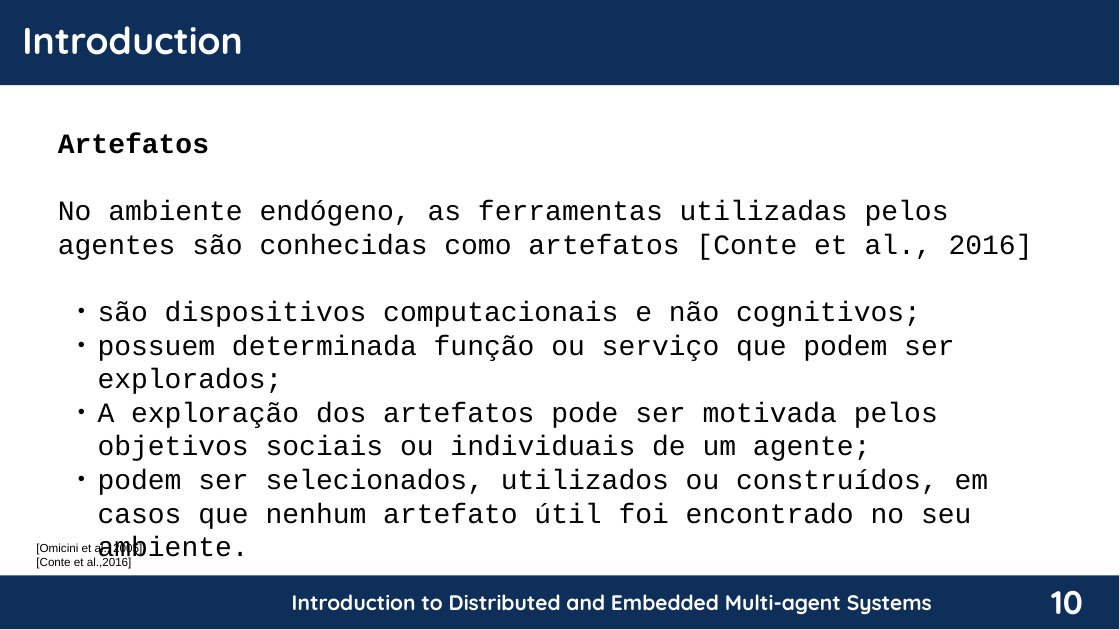
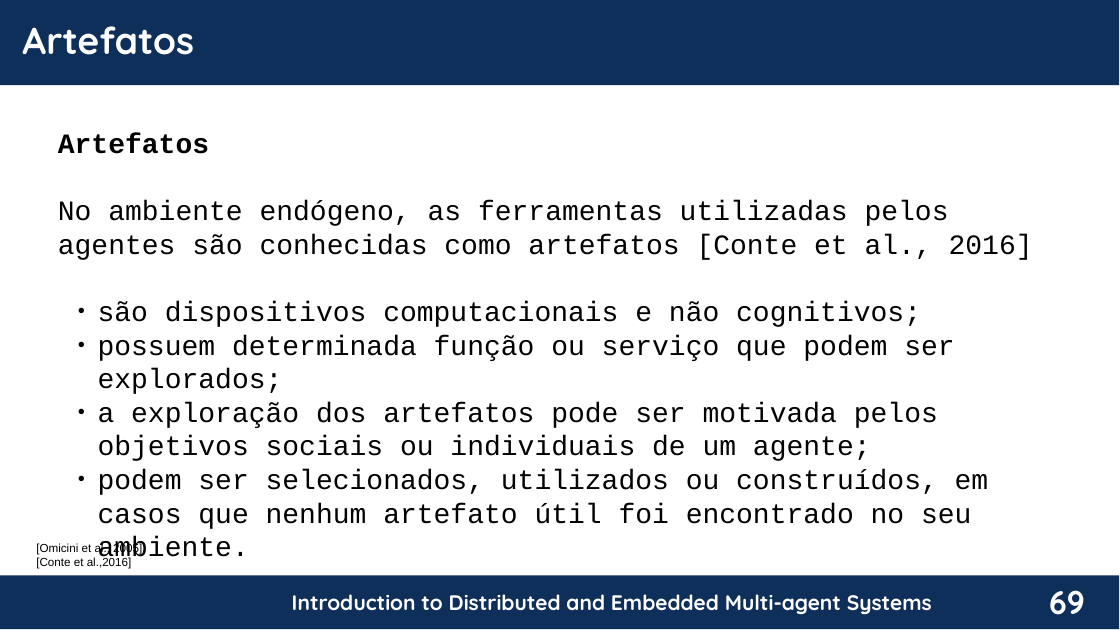
Before and after one commit to chon-group/distributedAndEmbeddedAI, a slide deck: slide 69 of course/02-TheAgentOrientedApproach/TheAgentOrientedApproach_20240217.pptx (slide 10 before the commit). Drawn at 1120x630 pixels with LibreOffice and Linux fonts; fonts in the diff are those of the drawing; background and template pictures are left out. Boxes give left, top, right and bottom in pixels: in the first picture for what was removed or moved away, otherwise in the second. Text is boxed around its words. In the diff, an @@ line names an element or a change of style, - is before the commit and + after.

```diff
--- a/course/02-TheAgentOrientedApproach/TheAgentOrientedApproach_20240217.pptx
+++ b/course/02-TheAgentOrientedApproach/TheAgentOrientedApproach_20240217.pptx
@@ text at <box>22,26,194,55</box>: text changed @@
-Introduction
+Artefatos
@@ text at <box>98,402,938,461</box>: text changed @@
-  ● A exploração dos artefatos pode ser motivada pelos objetivos sociais ou individuais de um agente;
+  ● a exploração dos artefatos pode ser motivada pelos objetivos sociais ou individuais de um agente;
@@ page number at <box>1049,590,1085,615</box>: text changed @@
-10
+69
```
Also in this commit, not shown: 6 other slides changed, 79 slides added, 7 slides removed.
